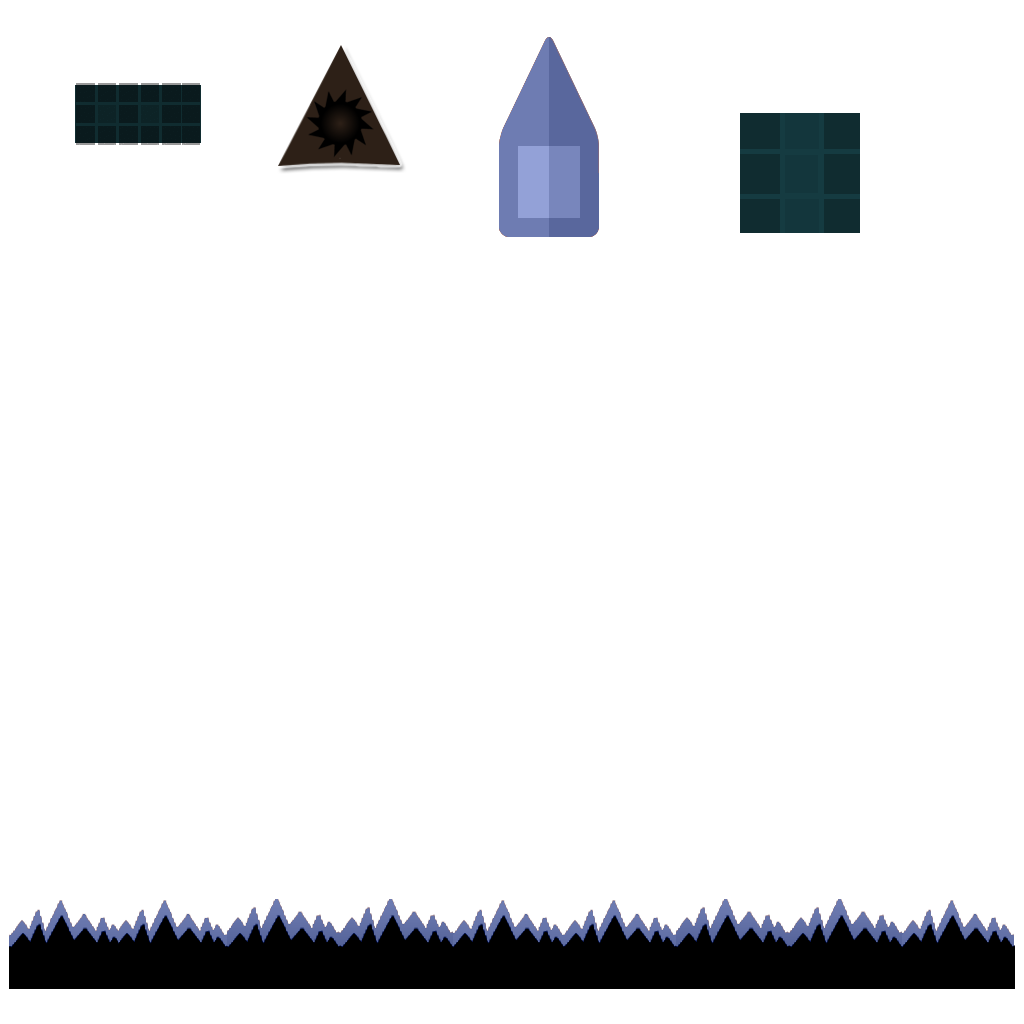
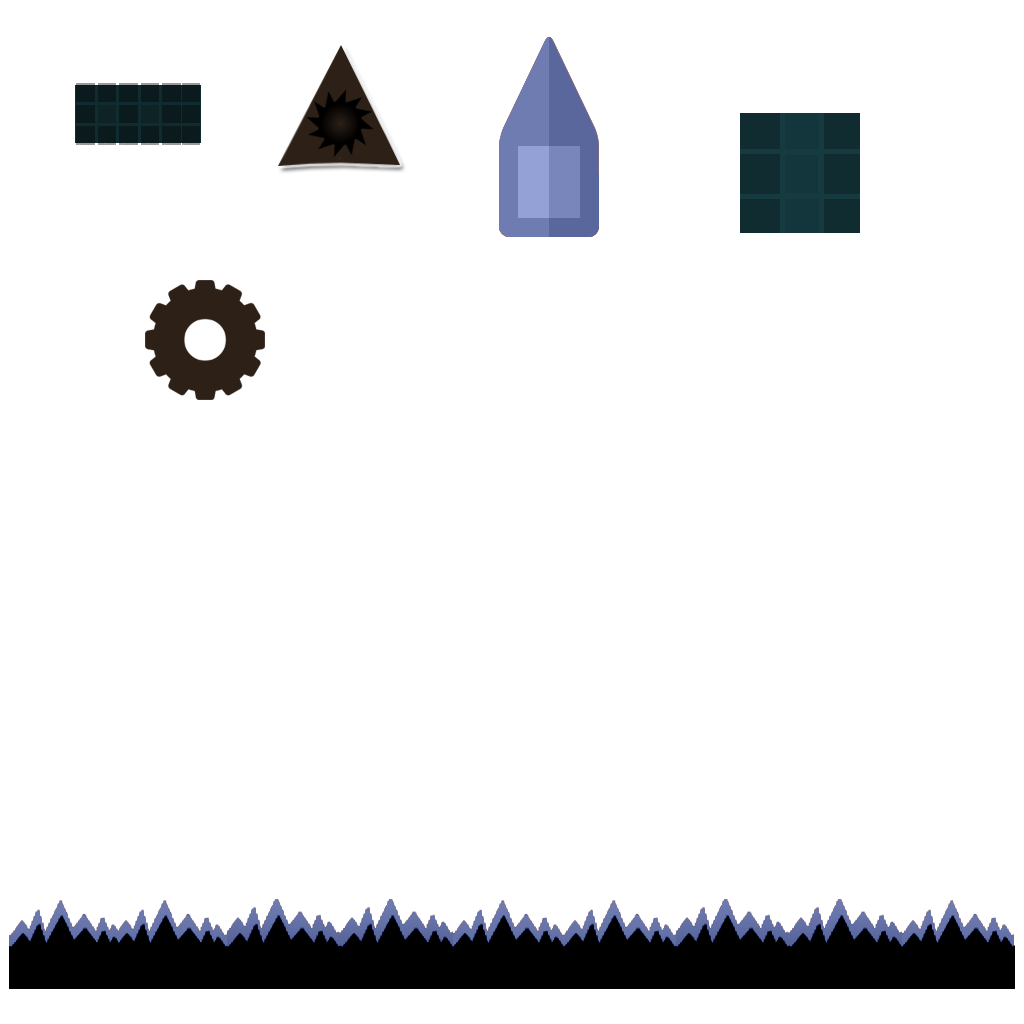
Layer changes from the first (1024, 1024) image to the second:
added layer "Layer 24" above "Layer 0" over 145, 280, 265, 400
